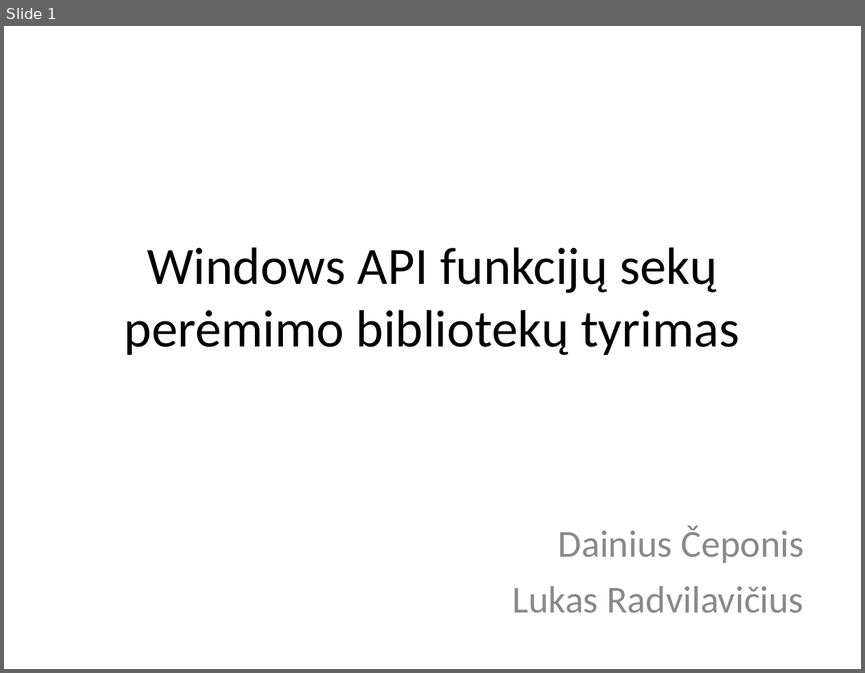
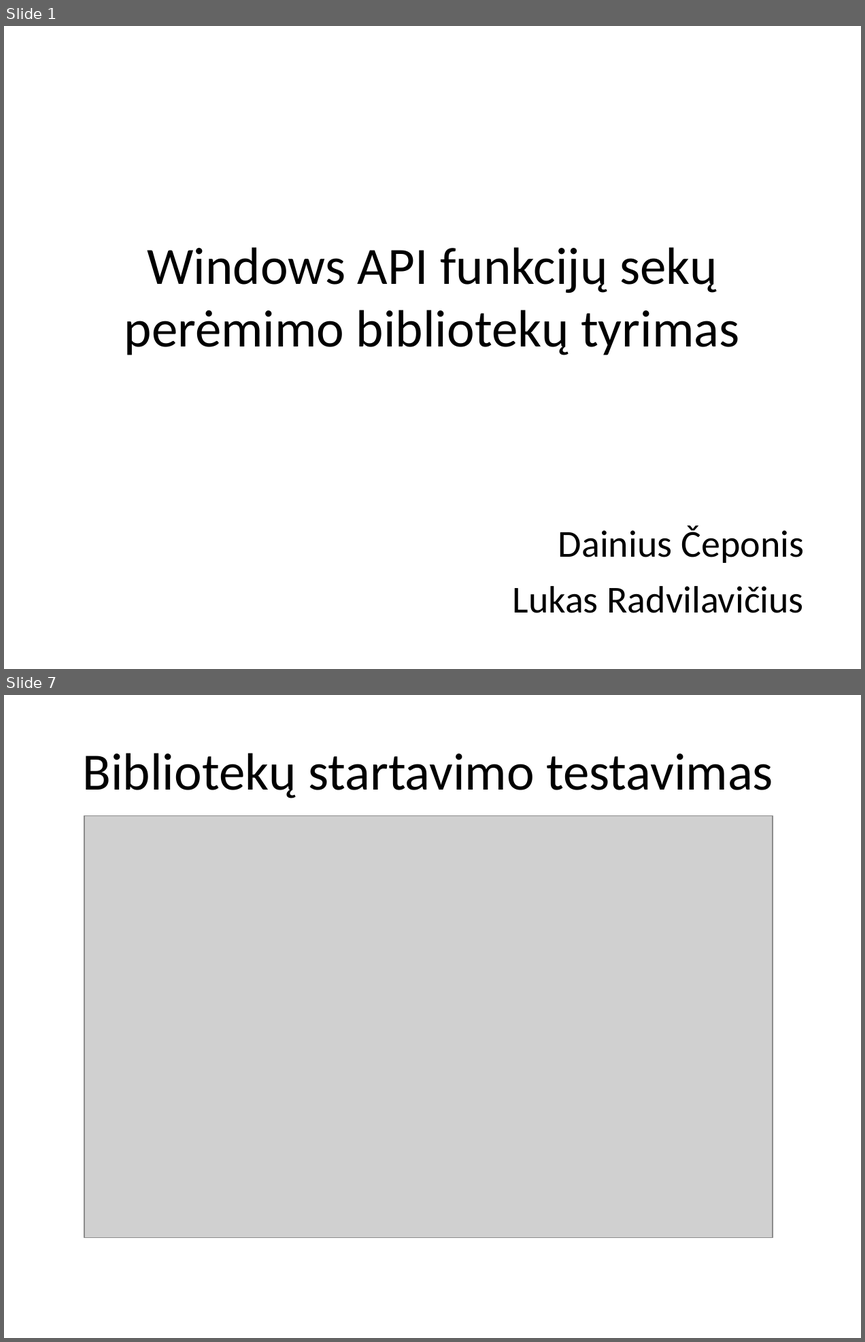
Before and after one commit to DjPasco/Mag, a slide deck: Article/Article_Presentation.ppt. Shown one above the other, each under a label of ours: slide 1 before the commit, slides 1 and 7 after it; the slides between them are not shown. The pictures are 865x673 and 865x1342 pixels, drawn with LibreOffice and Linux fonts; fonts in the diff are those of the drawing; grey boxes stand for pictures. Boxes give left, top, right and bottom in pixels: in the first picture for what was removed or moved away, otherwise in the second. Text is boxed around its words. In the diff, an @@ line names an element or a change of style, - is before the commit and + after.

```diff
--- a/Article/Article_Presentation.ppt
+++ b/Article/Article_Presentation.ppt
@@ slide 7 added at (x1=4, y1=695, x2=861, y2=1338), background #FFFFFF @@
@@ text added at (x1=82, y1=753, x2=773, y2=798), 44 pt, text #000000 @@
+Bibliotekų startavimo testavimas
@@ picture added at (x1=84, y1=816, x2=772, y2=1238) @@
@@ slide 1 changed as well @@
@@ subtitle "Dainius Čeponis" at (x1=513, y1=525, x2=804, y2=613): text colour #898989 to #000000 @@
```
Also in this commit, not shown: 10 other slides added.
